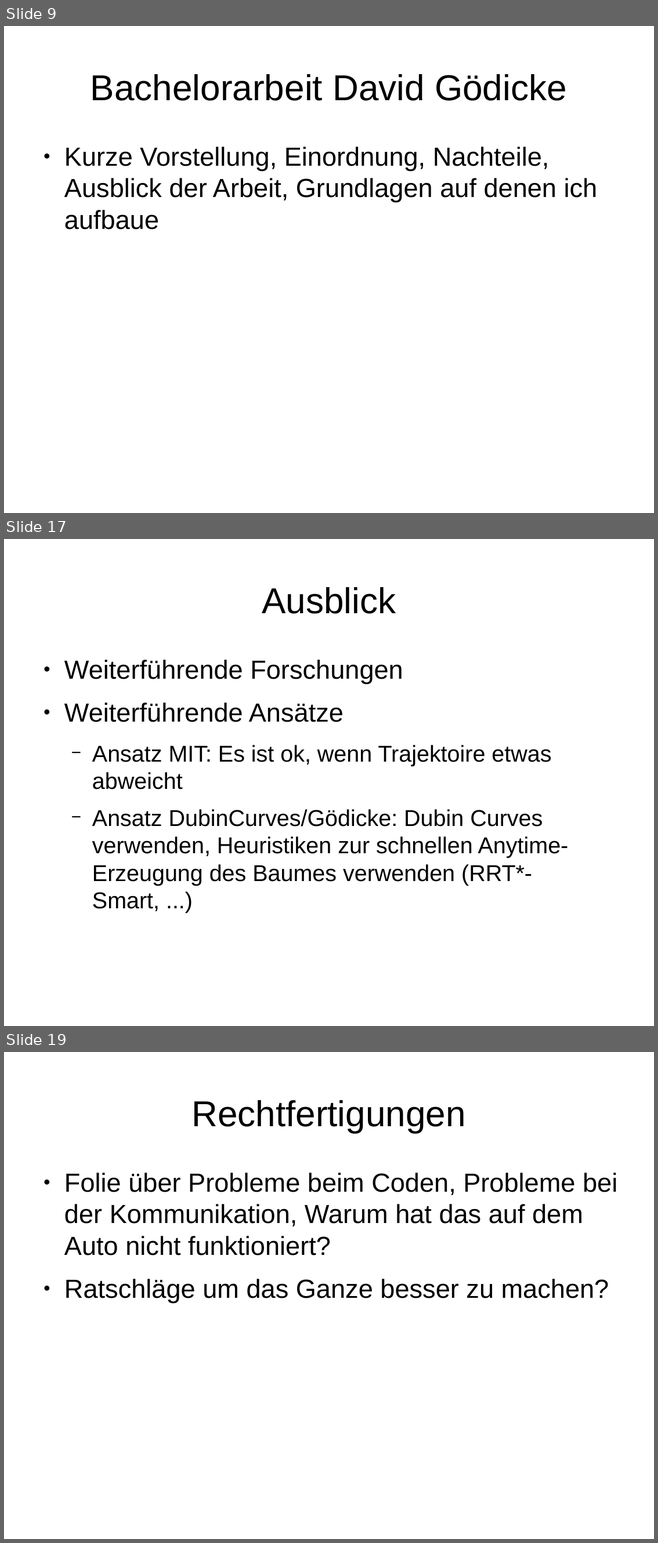
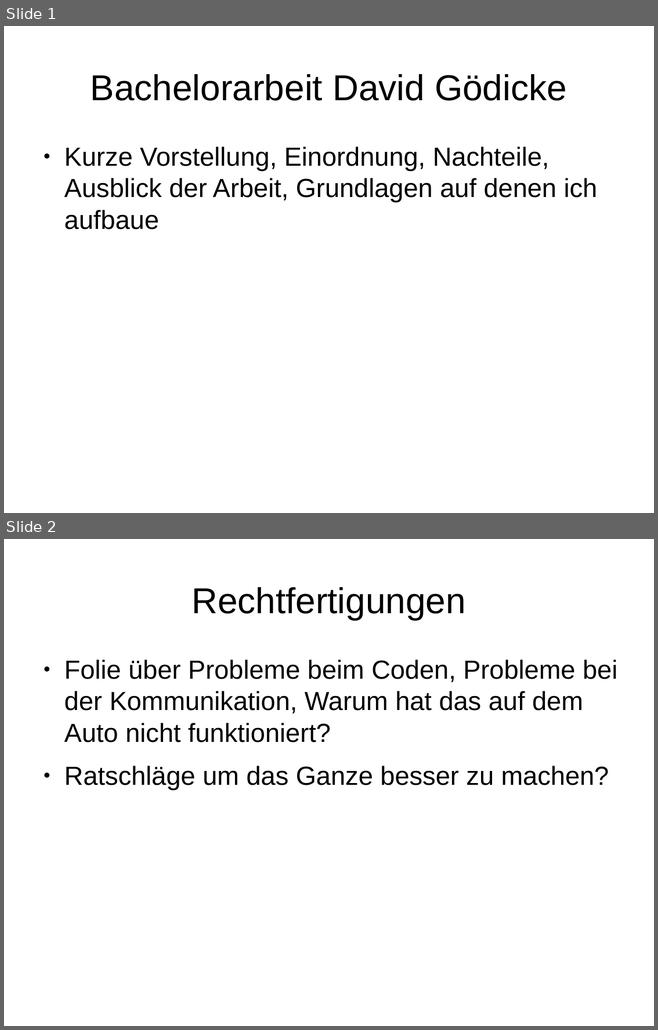
Before and after one commit to bernd96/Bachelorarbeit, a slide deck: Verteidigung/RRT_STAR_Presentation2.odp. Shown one above the other, each under a label of ours: slides 9, 17 and 19 before the commit, slides 1 and 2 after it; the slides between them are not shown. The pictures are 658x1543 and 658x1030 pixels, drawn with LibreOffice and Linux fonts; fonts in the diff are those of the drawing. Boxes give left, top, right and bottom in pixels: in the first picture for what was removed or moved away, otherwise in the second. Text is boxed around its words. In the diff, an @@ line names an element or a change of style, - is before the commit and + after.

```diff
--- a/Verteidigung/RRT_STAR_Presentation2.odp
+++ b/Verteidigung/RRT_STAR_Presentation2.odp
@@ slide 17 removed at (4,539,654,1026), background #FFFFFF @@
@@ title removed at (262,587,396,614) @@
-Ausblick
@@ text removed at (64,660,568,911) @@
-● Weiterführende Forschungen
-● Weiterführende Ansätze
-  − Ansatz MIT: Es ist ok, wenn Trajektoire etwas abweicht
-  − Ansatz DubinCurves/Gödicke: Dubin Curves verwenden, Heuristiken zur schnellen Anytime-Erzeugung des Baumes verwenden (RRT*-Smart, ...)
@@ what was slide 9 is now slide 1 @@
@@ what was slide 19 is now slide 2 @@
```
Also in this commit, not shown: 17 other slides removed, 24 other files.
